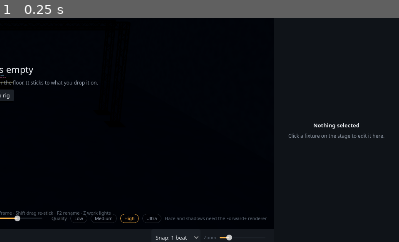
Above: before the commit, frame 1.
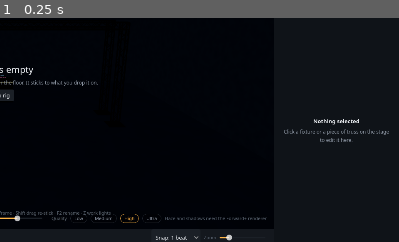
Above: after the commit, the same moment.

Repository: LuckyOwlStudios/Precision
Game: Godot game, scene res://ui/main/main_window.tscn
The game is run twice, just before and just after one commit, with the same random seed, the same clock (stepped at 60 frames per second) and the same inputs.
Inputs:
- Up to frame 1 (0.25 s): no input
The pictures show only the part of the screen within x 50-100%, y 31-81%; the shares and areas given below are measured in that part.

The runs differ from the first frame. In frame 1, 0.7% of the frame differs, in the area x 71-98%, y 45-56%.

Commit message:
Show structure piece details in the inspector
Selecting a truss, corner box or base plate now shows its name, type,
length and dimensions, what each connector is joined to, how many fixtures
sit on it, and editable position and rotation, all with undo.

Co-Authored-By: Claude Sonnet 5.5 <noreply@anthropic.com>
Claude-Session: https://claude.ai/code/session_01ACHC6m1ic8xNoLd6oYXZCT

Diff:
--- /dev/null
+++ b/tests/structure_info_test.gd
@@ -0,0 +1,47 @@
+extends SceneTree
+## Checks the inspector's structure details: selecting a piece shows them, a
+## typed move and a rename are undoable, and a joined truss lists its partner.
+##   godot --headless --path . --script res://tests/structure_info_test.gd
+
+var _failed := 0
+
+
+func _init() -> void:
+	var main: Control = (load("res://ui/main/main_window.tscn") as PackedScene).instantiate()
+	root.add_child(main)
+	await process_frame
+	var ctx: StudioContext = main.get_node("%Studio")
+	var info: StructureInfo = main.get_node("%StructureInfo")
+	var set_root := ctx.set_root
+	_expect("stage view shares the set", set_root != null)
+	var pieces := ctx.structure_pieces()
+	_expect("default set has pieces", not pieces.is_empty())
+	var piece: StructurePiece = pieces[0]
+
+	ctx.select_piece(piece)
+	await process_frame
+	_expect("details show for a selected piece", info.visible)
+	_expect("title is the piece's name", (info.get_node("%PieceTitle") as Label).text == StudioContext.piece_name(piece))
+
+	var before := piece.global_transform
+	ctx.place_piece(piece, Transform3D(before.basis, before.origin + Vector3(0, 0, 0.5)))
+	_expect("typed move moves the piece", piece.global_position.is_equal_approx(before.origin + Vector3(0, 0, 0.5)))
+	ctx.undo()
+	_expect("undo puts it back", piece.global_transform.is_equal_approx(before))
+
+	ctx.rename_piece(piece, "Left tower")
+	_expect("rename shows", StudioContext.piece_name(piece) == "Left tower")
+	ctx.undo()
+	_expect("undo restores the type name", StudioContext.piece_name(piece) == piece.display_name)
+
+	ctx.select_piece(null)
+	await process_frame
+	_expect("details hide with no piece", not info.visible)
+	print("structure info test: ", "FAILED" if _failed else "ok")
+	quit(1 if _failed else 0)
+
+
+func _expect(label: String, ok: bool) -> void:
+	if not ok:
+		_failed += 1
+		print("FAIL ", label)
--- a/ui/main/studio_context.gd
+++ b/ui/main/studio_context.gd
@@ -12,6 +12,12 @@
 signal fixture_moved(fixture: DMXFixture)
 ## Someone pressed F2 or double-clicked a fixture: the inspector focuses its name field.
 signal rename_requested(fixture: DMXFixture)
+## A structure piece (truss, corner box, base plate) was picked on the stage, or
+## null when none is. The inspector shows its details.
+signal piece_selection_changed(piece: StructurePiece)
+## A piece was moved, turned or renamed from the inspector; the stage view
+## collects the truss tubes again.
+signal piece_moved(piece: StructurePiece)
 signal transport_changed
 signal blackout_changed(active: bool)
 signal workspace_changed(workspace: Workspace)
@@ -45,6 +51,10 @@
 var song: Song ## the song loaded on the timeline, or null
 
 var selected: DMXFixture
+var selected_piece: StructurePiece ## set by the stage view, never alongside `selected`
+## The node holding every structure piece (the stage view sets it), so the
+## inspector can tell what a piece is joined to.
+var set_root: Node3D
 ## The truss tubes on stage (kept up to date by the stage view), for hanging
 ## fixtures from code.
 var truss_pipes: Array[StageRoom.Pipe] = []
@@ -195,6 +205,65 @@
 		return
 	selected = fx
 	selection_changed.emit(fx)
+
+
+func select_piece(piece: StructurePiece) -> void:
+	if selected_piece == piece:
+		return
+	selected_piece = piece
+	piece_selection_changed.emit(piece)
+
+
+## Every structure piece on stage.
+func structure_pieces() -> Array[StructurePiece]:
+	var list: Array[StructurePiece] = []
+	if set_root:
+		for c in set_root.get_children():
+			if c is StructurePiece and not c.is_queued_for_deletion():
+				list.append(c)
+	return list
+
+
+## The name shown for a piece: your own name if you gave one, else its type.
+static func piece_name(piece: StructurePiece) -> String:
+	return String(piece.get_meta(META_LABEL, piece.display_name))
+
+
+## Give a piece your own name. An empty name goes back to its type ("Truss 2 m").
+func rename_piece(piece: StructurePiece, new_name: String) -> void:
+	var clean := new_name.strip_edges()
+	if clean == piece.display_name:
+		clean = ""
+	var old := String(piece.get_meta(META_LABEL, ""))
+	if clean == old:
+		return
+	record("Rename structure piece", _apply_piece_label.bind(piece, clean), _apply_piece_label.bind(piece, old), true)
+
+
+func _apply_piece_label(piece: Object, label: String) -> void:
+	if not is_instance_valid(piece):
+		return
+	if label.is_empty():
+		piece.remove_meta(META_LABEL)
+	else:
+		piece.set_meta(META_LABEL, label)
+	piece_moved.emit(piece)
+
+
+## Put a piece at `xform` (typed in the inspector), with undo. Quick repeated
+## nudges merge into one step.
+func place_piece(piece: StructurePiece, xform: Transform3D) -> void:
+	var before := piece.global_transform
+	if xform.is_equal_approx(before):
+		return
+	record("Move structure piece", _restore_piece.bind(piece, xform), _restore_piece.bind(piece, before),
+		true, _merge_key(piece, "place"))
+
+
+func _restore_piece(piece: Object, xform: Transform3D) -> void:
+	if is_instance_valid(piece) and (piece as Node).is_inside_tree():
+		(piece as StructurePiece).global_transform = xform
+		piece_moved.emit(piece as StructurePiece)
 
 
 func move_fixture(fx: DMXFixture, xform: Transform3D) -> void:
--- a/ui/panels/inspector_panel.gd
+++ b/ui/panels/inspector_panel.gd
@@ -1,6 +1,7 @@
 class_name InspectorPanel
 extends ScrollContainer
 ## Properties of the selected fixture: name, patch, placement, look and aim.
+## A selected structure piece gets its own sections instead (StructureInfo).
 ## Edits go straight to the DMXFixture, so the 3D stage and real lights follow.
 ## Every edit is one undo step (Ctrl+Z): a whole slider drag or colour-picker
 ## session counts once, and quick typing / wheel / arrow nudges merge.
@@ -23,6 +24,7 @@
 
 @onready var _content: VBoxContainer = %Content
 @onready var _empty: Control = %Empty
+@onready var _structure: StructureInfo = %StructureInfo ## shown instead of the fixture sections for a truss, corner box or base plate
 @onready var _title: Label = %FixtureTitle
 @onready var _detail: Label = %FixtureDetail
 @onready var _name: LineEdit = %NameEdit
@@ -58,6 +60,8 @@
 func setup(p_ctx: StudioContext) -> void:
 	ctx = p_ctx
 	ctx.selection_changed.connect(_show)
+	ctx.piece_selection_changed.connect(func(_p: StructurePiece) -> void: _show(ctx.selected))
+	_structure.setup(ctx)
 	ctx.fixtures_changed.connect(func() -> void: _show(ctx.selected))
 	ctx.workspace_changed.connect(func(_ws: StudioContext.Workspace) -> void: _show(ctx.selected))
 	# Deferred: the window first switches to this tab so the field can take focus.
@@ -175,6 +179,13 @@
 		ctx.record_fixture_value(fx, _drag_prop, _drag_before) # selection changed mid-drag
 		_drag_prop = ""
 	fx = p_fx
+	# A structure piece is selected on its own, never together with a fixture.
+	var piece := ctx.selected_piece if fx == null else null
+	_structure.visible = piece != null
+	_content.visible = piece == null
+	_structure.show_piece(piece)
+	if piece:
+		return
 	var has := fx != null
 	for c in _content.get_children():
 		(c as Control).visible = has
--- a/ui/panels/inspector_panel.tscn
+++ b/ui/panels/inspector_panel.tscn
@@ -1,6 +1,7 @@
 [gd_scene format=3]
 
 [ext_resource type="Script" path="res://ui/panels/inspector_panel.gd" id="1_apl61"]
+[ext_resource type="PackedScene" path="res://ui/panels/structure_info.tscn" id="2_structure"]
 
 [node name="InspectorPanel" type="ScrollContainer" unique_id=941001158]
 horizontal_scroll_mode = 3
@@ -38,7 +39,7 @@
 custom_minimum_size = Vector2(160, 0)
 layout_mode = 2
 theme_type_variation = &"Subtitle"
-text = "Click a fixture on the stage to edit it here."
+text = "Click a fixture or a piece of truss on the stage to edit it here."
 horizontal_alignment = 1
 autowrap_mode = 3
 
@@ -425,3 +426,7 @@
 suffix = "°"
 custom_arrow_step = 5.0
 select_all_on_focus = true
+
+[node name="StructureInfo" parent="Padding" instance=ExtResource("2_structure")]
+unique_name_in_owner = true
+layout_mode = 2
--- /dev/null
+++ b/ui/panels/structure_info.gd
@@ -0,0 +1,158 @@
+class_name StructureInfo
+extends VBoxContainer
+## Details of the selected structure piece (truss, corner box, base plate), shown
+## by the inspector in place of the fixture sections: name, size, what it is
+## joined to, how many fixtures sit on it, and where it stands. Name, position
+## and rotation are editable; every edit is one undo step (typing merges).
+##
+## Like the fixture sections it must fit the dock's width, so the X/Y/Z boxes
+## drop their minimum width and the long labels wrap.
+
+var ctx: StudioContext
+var piece: StructurePiece
+
+var _syncing := false
+var _seen := Transform3D.IDENTITY ## the piece's transform when the facts were last worked out
+var _shown: Array[float] = [0.0, 0.0, 0.0, 0.0, 0.0, 0.0] ## what the six boxes showed (rounded) then
+
+@onready var _title: Label = %PieceTitle
+@onready var _detail: Label = %PieceDetail
+@onready var _name: LineEdit = %PieceName
+@onready var _type_value: Label = %TypeValue
+@onready var _length_row: Control = %LengthRow
+@onready var _length_value: Label = %LengthValue
+@onready var _size_value: Label = %SizeValue
+@onready var _fixtures_caption: Label = %FixturesCaption
+@onready var _fixtures_value: Label = %FixturesValue
+@onready var _joined: Label = %Joined
+@onready var _place: Array[SpinBox] = [%PositionX, %PositionY, %PositionZ] ## metres
+@onready var _turn: Array[SpinBox] = [%RotationX, %RotationY, %RotationZ] ## degrees
+
+
+func setup(p_ctx: StudioContext) -> void:
+	ctx = p_ctx
+	ctx.piece_moved.connect(func(p: StructurePiece) -> void:
+		if p == piece:
+			_refresh())
+	ctx.fixtures_changed.connect(_refresh)
+	ctx.fixture_moved.connect(func(_f: DMXFixture) -> void: _refresh())
+
+
+func _ready() -> void:
+	_name.text_submitted.connect(func(t: String) -> void:
+		_apply_name(t)
+		_name.release_focus())
+	_name.focus_exited.connect(func() -> void: _apply_name(_name.text))
+	for sb: SpinBox in _place + _turn:
+		sb.value_changed.connect(func(_v: float) -> void: _push_placement())
+		sb.get_line_edit().add_theme_constant_override("minimum_character_width", 0)
+
+
+## Show `p`, or nothing when it is null.
+func show_piece(p: StructurePiece) -> void:
+	piece = p
+	if piece == null:
+		return
+	if not _name.has_focus():
+		_syncing = true
+		_name.text = String(piece.get_meta(StudioContext.META_LABEL, ""))
+		_syncing = false
+	_refresh()
+
+
+func _apply_name(t: String) -> void:
+	if not _syncing and piece and is_instance_valid(piece):
+		ctx.rename_piece(piece, t)
+
+
+func _push_placement() -> void:
+	if _syncing or piece == null or not is_instance_valid(piece):
+		return
+	# The boxes show rounded numbers. Only an axis you actually changed is
+	# taken from them; the rest keep their exact values, so editing one axis
+	# can't nudge a snapped piece off the piece it is joined to.
+	var now := piece.global_transform
+	var pos := now.origin
+	var rot := now.basis.get_euler()
+	for i in 3:
+		if not is_equal_approx(_place[i].value, _shown[i]):
+			pos[i] = _place[i].value
+		if not is_equal_approx(_turn[i].value, _shown[3 + i]):
+			rot[i] = deg_to_rad(_turn[i].value)
+	ctx.place_piece(piece, Transform3D(Basis.from_euler(rot), pos))
+
+
+## Work out the facts and copy the piece's placement into the boxes.
+func _refresh() -> void:
+	if piece == null or not is_instance_valid(piece) or not piece.is_inside_tree():
+		return
+	_seen = piece.global_transform
+	var type_name := piece.display_name if piece.display_name != "" else String(piece.name)
+	_title.text = StudioContext.piece_name(piece)
+	_detail.text = type_name
+	_type_value.text = _kind_name(piece.kind)
+	var dims := piece.bounds.size
+	# A truss is described by its length, which is always its long (X) side.
+	_length_row.visible = piece.kind == StructurePiece.Kind.TRUSS
+	_length_value.text = "%.2f m" % dims.x
+	_size_value.text = "%.2f × %.2f × %.2f m" % [dims.x, dims.y, dims.z]
+	_fixtures_caption.text = "Standing on it" if piece.kind == StructurePiece.Kind.BASE_PLATE else "Hung on it"
+	_fixtures_value.text = str(_fixture_count())
+	_joined.text = _joined_text()
+	_syncing = true
+	var euler := _seen.basis.get_euler()
+	for i in 3:
+		# Leave a box alone while you're typing in it.
+		if not _place[i].get_line_edit().has_focus():
+			_place[i].value = _seen.origin[i]
+		if not _turn[i].get_line_edit().has_focus():
+			_turn[i].value = rad_to_deg(euler[i])
+		_shown[i] = _place[i].value
+		_shown[3 + i] = _turn[i].value
+	_syncing = false
+
+
+static func _kind_name(k: StructurePiece.Kind) -> String:
+	match k:
+		StructurePiece.Kind.BASE_PLATE: return "Base plate"
+		StructurePiece.Kind.CORNER: return "Corner box"
+	return "Truss"
+
+
+## Fixtures on this piece: clamped to its tubes, or (a base plate) standing on top.
+func _fixture_count() -> int:
+	var count := 0
+	var pipes := StageRoom.pipes_in(piece)
+	var top := piece.world_bounds().grow(0.3)
+	for fx in ctx.fixtures():
+		var xf := StudioContext.fixture_transform(fx)
+		if piece.kind == StructurePiece.Kind.BASE_PLATE:
+			if top.has_point(xf.origin):
+				count += 1
+		elif StageRoom.pipe_holding(pipes, xf, MountRotation.rules_of(StageFixture3D.scene_path_of(fx)).mounts) != null:
+			count += 1
+	return count
+
+
+## One line per connector: what is joined there, or "free".
+func _joined_text() -> String:
+	var others: Array[TrussConnector] = []
+	for p in ctx.structure_pieces():
+		if p != piece:
+			others.append_array(p.connectors())
+	var lines: PackedStringArray = []
+	for c in piece.connectors():
+		var partner := "free"
+		for o in others:
+			if o.global_position.distance_to(c.global_position) < StructureSnap.JOIN_TOLERANCE:
+				partner = StudioContext.piece_name(o.piece())
+				break
+		lines.append("%s: %s" % [String(c.name).capitalize(), partner])
+	return "\n".join(lines)
+
+
+func _process(_delta: float) -> void:
+	# Dragged on the stage: follow it, and work out the joins again.
+	if piece and is_instance_valid(piece) and piece.is_inside_tree() and is_visible_in_tree() \
+			and not piece.global_transform.is_equal_approx(_seen):
+		_refresh()
--- /dev/null
+++ b/ui/panels/structure_info.tscn
@@ -0,0 +1,248 @@
+[gd_scene format=3]
+
+[ext_resource type="Script" path="res://ui/panels/structure_info.gd" id="1_info"]
+
+[node name="StructureInfo" type="VBoxContainer"]
+visible = false
+size_flags_horizontal = 3
+theme_override_constants/separation = 12
+script = ExtResource("1_info")
+
+[node name="Title" type="VBoxContainer" parent="."]
+layout_mode = 2
+theme_override_constants/separation = 2
+
+[node name="PieceTitle" type="Label" parent="Title"]
+unique_name_in_owner = true
+layout_mode = 2
+theme_type_variation = &"TitleLabel"
+text_overrun_behavior = 3
+
+[node name="PieceDetail" type="Label" parent="Title"]
+unique_name_in_owner = true
+layout_mode = 2
+theme_type_variation = &"Subtitle"
+text_overrun_behavior = 3
+
+[node name="NameField" type="HBoxContainer" parent="."]
+layout_mode = 2
+
+[node name="Caption" type="Label" parent="NameField"]
+custom_minimum_size = Vector2(88, 0)
+layout_mode = 2
+theme_type_variation = &"Subtitle"
+text = "Name"
+
+[node name="PieceName" type="LineEdit" parent="NameField"]
+unique_name_in_owner = true
+layout_mode = 2
+size_flags_horizontal = 3
+placeholder_text = "Name this piece"
+select_all_on_focus = true
+
+[node name="SizeHeading" type="VBoxContainer" parent="."]
+layout_mode = 2
+theme_override_constants/separation = 10
+
+[node name="Row" type="Label" parent="SizeHeading"]
+layout_mode = 2
+theme_type_variation = &"SectionTitle"
+text = "Size"
+uppercase = true
+
+[node name="Rule" type="HSeparator" parent="SizeHeading"]
+layout_mode = 2
+
+[node name="TypeRow" type="HBoxContainer" parent="."]
+
+layout_mode = 2
+
+[node name="Caption" type="Label" parent="TypeRow"]
+
+custom_minimum_size = Vector2(88, 0)
+layout_mode = 2
+theme_type_variation = &"Subtitle"
+text = "Type"
+
+[node name="TypeValue" type="Label" parent="TypeRow"]
+unique_name_in_owner = true
+layout_mode = 2
+size_flags_horizontal = 3
+text_overrun_behavior = 3
+
+[node name="LengthRow" type="HBoxContainer" parent="."]
+unique_name_in_owner = true
+layout_mode = 2
+
+[node name="Caption" type="Label" parent="LengthRow"]
+
+custom_minimum_size = Vector2(88, 0)
+layout_mode = 2
+theme_type_variation = &"Subtitle"
+text = "Length"
+
+[node name="LengthValue" type="Label" parent="LengthRow"]
+unique_name_in_owner = true
+layout_mode = 2
+size_flags_horizontal = 3
+text_overrun_behavior = 3
+
+[node name="SizeRow" type="HBoxContainer" parent="."]
+
+layout_mode = 2
+
+[node name="Caption" type="Label" parent="SizeRow"]
+
+custom_minimum_size = Vector2(88, 0)
+layout_mode = 2
+theme_type_variation = &"Subtitle"
+text = "Dimensions"
+
+[node name="SizeValue" type="Label" parent="SizeRow"]
+unique_name_in_owner = true
+layout_mode = 2
+size_flags_horizontal = 3
+text_overrun_behavior = 3
+
+[node name="ConnectionsHeading" type="VBoxContainer" parent="."]
+layout_mode = 2
+theme_override_constants/separation = 10
+
+[node name="Row" type="Label" parent="ConnectionsHeading"]
+layout_mode = 2
+theme_type_variation = &"SectionTitle"
+text = "Connections"
+uppercase = true
+
+[node name="Rule" type="HSeparator" parent="ConnectionsHeading"]
+layout_mode = 2
+
+[node name="Joined" type="Label" parent="."]
+unique_name_in_owner = true
+layout_mode = 2
+theme_type_variation = &"Caption"
+autowrap_mode = 3
+
+[node name="FixturesRow" type="HBoxContainer" parent="."]
+
+layout_mode = 2
+
+[node name="FixturesCaption" type="Label" parent="FixturesRow"]
+unique_name_in_owner = true
+custom_minimum_size = Vector2(88, 0)
+layout_mode = 2
+theme_type_variation = &"Subtitle"
+text = "Fixtures"
+
+[node name="FixturesValue" type="Label" parent="FixturesRow"]
+unique_name_in_owner = true
+layout_mode = 2
+size_flags_horizontal = 3
+text_overrun_behavior = 3
+
+[node name="PlacementHeading" type="VBoxContainer" parent="."]
+layout_mode = 2
+theme_override_constants/separation = 10
+
+[node name="Row" type="Label" parent="PlacementHeading"]
+layout_mode = 2
+theme_type_variation = &"SectionTitle"
+text = "Placement"
+uppercase = true
+
+[node name="Rule" type="HSeparator" parent="PlacementHeading"]
+layout_mode = 2
+
+[node name="PositionField" type="VBoxContainer" parent="."]
+layout_mode = 2
+theme_override_constants/separation = 4
+
+[node name="Label" type="Label" parent="PositionField"]
+layout_mode = 2
+theme_type_variation = &"Subtitle"
+text = "Position"
+
+[node name="Axes" type="HBoxContainer" parent="PositionField"]
+layout_mode = 2
+size_flags_horizontal = 3
+theme_override_constants/separation = 4
+
+[node name="PositionX" type="SpinBox" parent="PositionField/Axes"]
+unique_name_in_owner = true
+layout_mode = 2
+size_flags_horizontal = 3
+min_value = -30.0
+max_value = 30.0
+step = 0.01
+suffix = " m"
+custom_arrow_step = 0.1
+select_all_on_focus = true
+
+[node name="PositionY" type="SpinBox" parent="PositionField/Axes"]
+unique_name_in_owner = true
+layout_mode = 2
+size_flags_horizontal = 3
+min_value = -30.0
+max_value = 30.0
+step = 0.01
+suffix = " m"
+custom_arrow_step = 0.1
+select_all_on_focus = true
+
+[node name="PositionZ" type="SpinBox" parent="PositionField/Axes"]
+unique_name_in_owner = true
+layout_mode = 2
+size_flags_horizontal = 3
+min_value = -30.0
+max_value = 30.0
+step = 0.01
+suffix = " m"
+custom_arrow_step = 0.1
+select_all_on_focus = true
+
+[node name="RotationField" type="VBoxContainer" parent="."]
+layout_mode = 2
+theme_override_constants/separation = 4
+
+[node name="Label" type="Label" parent="RotationField"]
+layout_mode = 2
+theme_type_variation = &"Subtitle"
+text = "Rotation"
+
+[node name="Axes" type="HBoxContainer" parent="RotationField"]
+layout_mode = 2
+size_flags_horizontal = 3
+theme_override_constants/separation = 4
+
+[node name="RotationX" type="SpinBox" parent="RotationField/Axes"]
+unique_name_in_owner = true
+layout_mode = 2
+size_flags_horizontal = 3
+min_value = -360.0
+max_value = 360.0
+step = 0.1
+suffix = "°"
+custom_arrow_step = 1.0
+select_all_on_focus = true
+
+[node name="RotationY" type="SpinBox" parent="RotationField/Axes"]
+unique_name_in_owner = true
+layout_mode = 2
+size_flags_horizontal = 3
+min_value = -360.0
+max_value = 360.0
+step = 0.1
+suffix = "°"
+custom_arrow_step = 1.0
+select_all_on_focus = true
+
+[node name="RotationZ" type="SpinBox" parent="RotationField/Axes"]
+unique_name_in_owner = true
+layout_mode = 2
+size_flags_horizontal = 3
+min_value = -360.0
+max_value = 360.0
+step = 0.1
+suffix = "°"
+custom_arrow_step = 1.0
+select_all_on_focus = true
--- a/ui/stage/stage_view.gd
+++ b/ui/stage/stage_view.gd
@@ -128,6 +128,8 @@
 	ctx.selection_changed.connect(_on_selection_changed)
 	ctx.fixture_moved.connect(_on_fixture_moved)
 	ctx.workspace_changed.connect(_on_workspace_changed)
+	ctx.piece_moved.connect(func(_p: StructurePiece) -> void: _rebuild_pipes())
+	ctx.set_root = _set
 	ctx.truss_pipes = _pipes
 	ctx.stage_surfaces = _surfaces
 	_sync_fixtures()
@@ -928,6 +930,8 @@
 		(_visuals[fx] as StageFixture3D).set_selected(fx == fx_sel or _group.has(fx))
 	for p in _pieces():
 		p.set_highlight(p == _selected_piece or _group.has(p))
+	if ctx:
+		ctx.select_piece(_selected_piece if _group.is_empty() else null) # the inspector's details
 
 
 ## Everything selected right now, single or group.
